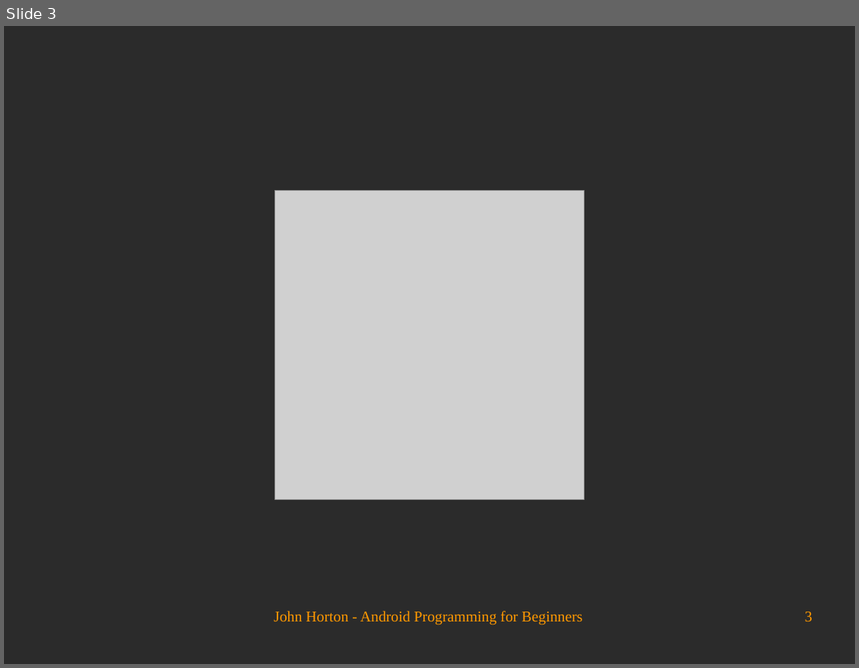
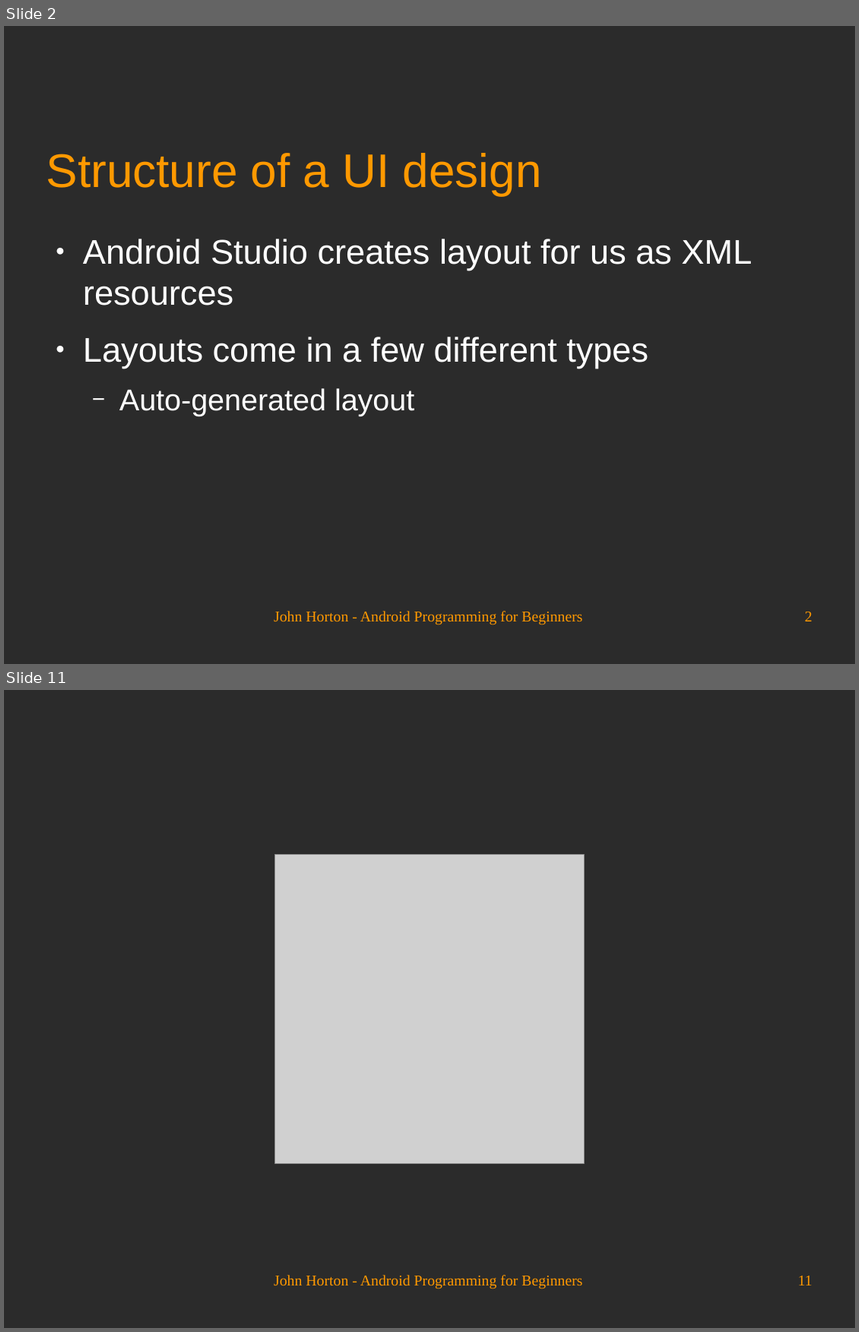
Before and after one commit to Academy-Soft-Intellect/Android-Programming-for-Beginners, a slide deck: 04_Designing_Layouts.odp. Shown one above the other, each under a label of ours: slide 3 before the commit, slides 2 and 11 after it; the slides between them are not shown. The pictures are 859x668 and 859x1332 pixels, drawn with LibreOffice and Linux fonts; fonts in the diff are those of the drawing; grey boxes stand for pictures; background and template pictures are left out; a plain dark background stands for a picture behind light text. Boxes give left, top, right and bottom in pixels: in the first picture for what was removed or moved away, otherwise in the second. Text is boxed around its words. In the diff, an @@ line names an element or a change of style, - is before the commit and + after.

```diff
--- a/04_Designing_Layouts.odp
+++ b/04_Designing_Layouts.odp
@@ slide 2 added at (x1=4, y1=26, x2=855, y2=664), background picture (left out) @@
@@ title added at (x1=47, y1=153, x2=542, y2=195), 44 pt, text #FF9900 @@
+Structure of a UI design
@@ text added at (x1=83, y1=239, x2=753, y2=417), 32 pt, text #FFFFFF @@
+● Android Studio creates layout for us as XML resources
+● Layouts come in a few different types
+  − Auto-generated layout
@@ text added at (x1=274, y1=611, x2=582, y2=626), 14 pt, text #FF9900 @@
+John Horton - Android Programming for Beginners
@@ page number added at (x1=805, y1=612, x2=813, y2=622), 14 pt, text #FF9900 @@
+2
@@ what was slide 3 is now slide 11 @@
@@ page number at (x1=798, y1=1276, x2=813, y2=1286): text changed @@
-3
+11
```
Also in this commit, not shown: 2 slides changed, 7 other slides added.
